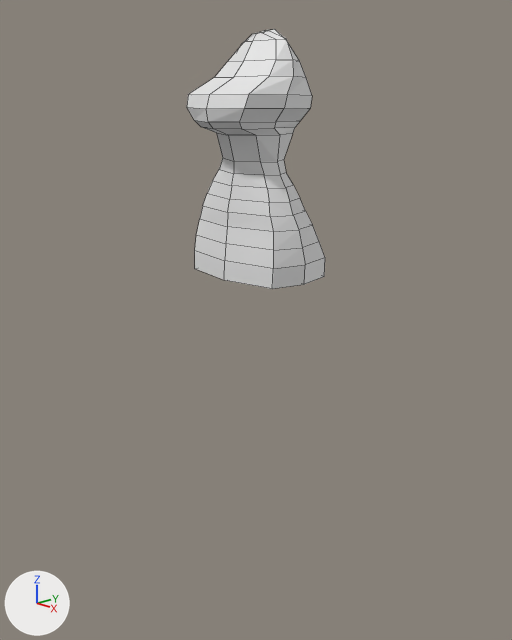
What one commit did to the Blender file 2023_12/Own Projects/CharacterBasics1217.blend.
The view is the same before and after, from a 50 mm lens placed at (3.39, -3.16, 3.52), pointed at (-0.06, 0.03, 2.18). The lights are fixed; the arrows at lower left show +X, +Y and +Z. Mesh edges are drawn as thin lines.

The scene before the commit, as lines of its bpy script (objects in view):
```python
me_cube_001 = bpy.data.meshes.new('Cube.001')
me_cube_001.from_pydata(...)  # 146 vertices, 144 faces; spans x -0.54..0.37, y -0.42..0.34, z 2.5..4.04
ob_cube = bpy.data.objects.new('Cube', me_cube_001)
ob_cube.location = (0.0, 0.0, 0.0)
```
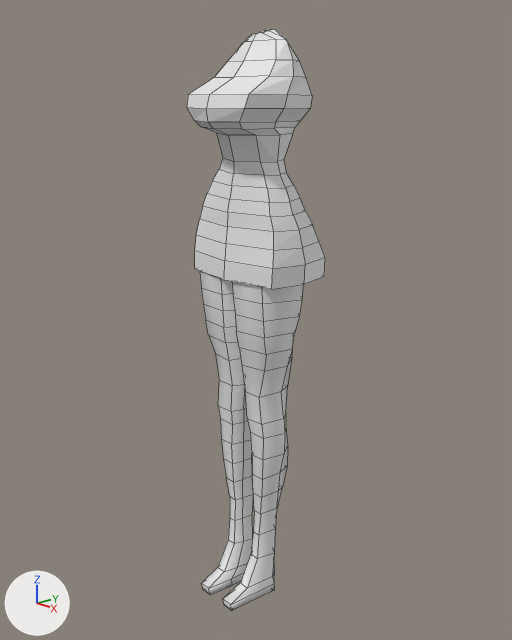
Boxes [x1, y1, x2, y2] around the edits, measured in the pictures (512 x 640 px):
```json
{"object": "Legs", "change": "added", "after": [200, 271, 303, 611]}
```

Edits to the scene script, one JSON object a line:
```json
{"op": "add", "block": "me_plane", "code": ["me_plane = bpy.data.meshes.new('Plane')", "me_plane.from_pydata([(-1.0, -1.0, 0.0), (1.0, -1.0, 0.0), (-1.0, 1.0, 0.0), (1.0, 1.0, 0.0)], [], [(0, 1, 3, 2)])"]}
{"op": "add", "block": "me_cylinder_001", "code": ["me_cylinder_001 = bpy.data.meshes.new('Cylinder.001')", "me_cylinder_001.from_pydata(...)  # 108 vertices, 106 faces; spans x -0.1..0.35, y -0.34..0.32, z 0.09..2.5", "me_cylinder_001.polygons.foreach_set('use_smooth', [True] * 106)"]}
{"op": "add", "block": "ob_ref_mirror", "code": ["ob_ref_mirror = bpy.data.objects.new('Ref_mirror', me_plane)", "ob_ref_mirror.location = (-0.099, 0.008, 2.548)", "ob_ref_mirror.scale = (0.054, 0.054, 0.054)"]}
{"op": "add", "block": "ob_legs", "code": ["ob_legs = bpy.data.objects.new('Legs', me_cylinder_001)", "ob_legs.location = (-0.034, -0.002, 0.005)", "_m = ob_legs.modifiers.new('Mirror', 'MIRROR')", "_m.mirror_object = ob_ref_mirror"]}
```
